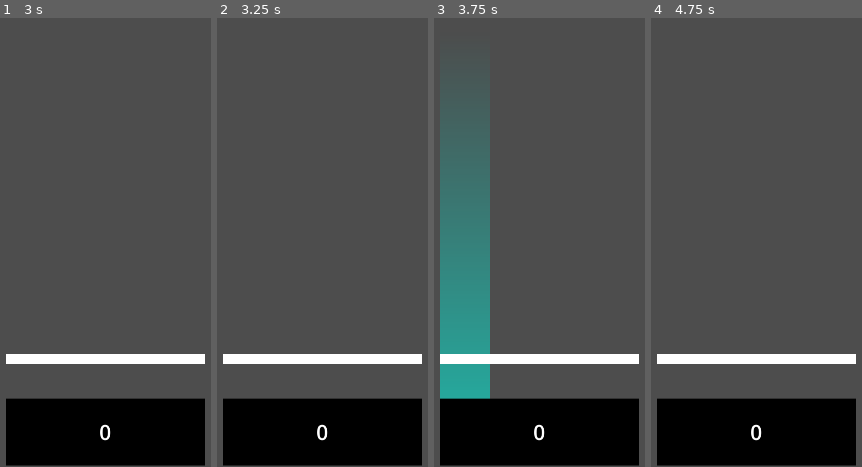
Above: before the commit, frames 1-4 (left to right).
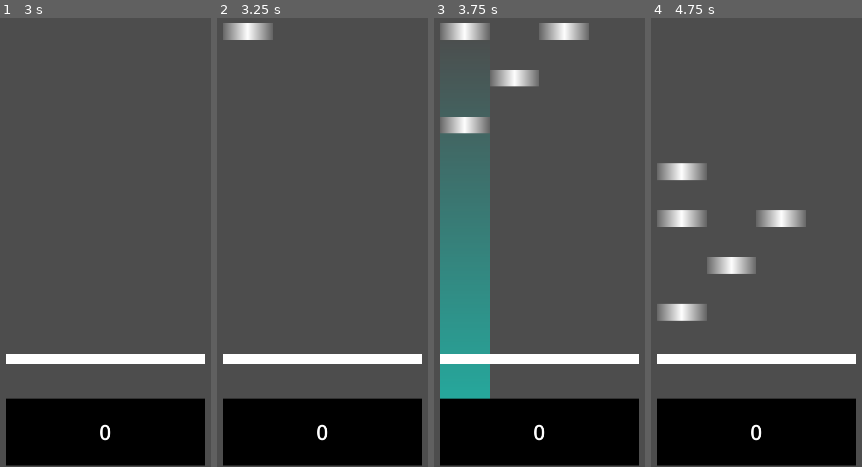
Above: after the commit, the same moments.

Repository: CYAN4S/rhyaction-lume
Game: Godot game, scene res://scenes/main.tscn
Two runs of this game, one before a commit and one after it. Both use one fixed random seed, a clock stepped at 60 frames per second and the inputs below.
Inputs:
- Up to frame 1 (3 s): tap Enter at 0.5, 2 s; hold D (gameplay_4b_0) 0.53-1.28 s; tap Space at 1.25, 2.75 s; tap F (gameplay_4b_1) at 1.35 s; hold J (gameplay_4b_2) 2.03-2.78 s; tap K (gameplay_4b_3) at 2.85 s
- Up to frame 2 (3.25 s): no input
- Up to frame 3 (3.75 s): hold D (gameplay_4b_0) from 3.53 s (still down)
- Up to frame 4 (4.75 s): release D (gameplay_4b_0) at 4.28 s; tap F (gameplay_4b_1) at 4.35 s

Frame 1 is identical in both runs. In frame 2, 0.9% of the frame differs, in the area x 2-27%, y 1-5%; in frame 3, 3.5%; in frame 4, 4.5%, in the area x 2-74%, y 32-68%.
Error before the commit: Invalid access to property or key 'bpm' on a base object of type 'Resource (Chart)'. (res://scripts/game_manager.gd:62)

Commit message:
Add BPM feature

Diff:
--- a/example_chart.tres
+++ b/example_chart.tres
@@ -1,7 +1,13 @@
-[gd_resource type="Resource" script_class="Chart" load_steps=8 format=3 uid="uid://dsqf6i5gjtrf6"]
+[gd_resource type="Resource" script_class="Chart" load_steps=10 format=3 uid="uid://dsqf6i5gjtrf6"]
 
 [ext_resource type="Script" path="res://scripts/resources/note_data.gd" id="1_ffk8x"]
+[ext_resource type="Script" path="res://scripts/resources/bpm_data.gd" id="1_lpgmc"]
 [ext_resource type="Script" path="res://scripts/resources/chart.gd" id="2_kdlxu"]
+
+[sub_resource type="Resource" id="Resource_aau6v"]
+script = ExtResource("1_lpgmc")
+standard_bpm = 120.0
+meta = Array[Vector2]([])
 
 [sub_resource type="Resource" id="Resource_t2abt"]
 script = ExtResource("1_ffk8x")
@@ -31,3 +37,4 @@
 [resource]
 script = ExtResource("2_kdlxu")
 notes = Array[ExtResource("1_ffk8x")]([SubResource("Resource_t2abt"), SubResource("Resource_so77g"), SubResource("Resource_bk3np"), SubResource("Resource_7wi44"), SubResource("Resource_fafph")])
+bpm = SubResource("Resource_aau6v")
--- /dev/null
+++ b/scripts/resources/bpm_data.gd
@@ -0,0 +1,6 @@
+extends Resource
+class_name BpmData
+
+@export var standard_bpm: float
+
+@export var meta: Array[Vector2]
--- a/scripts/resources/chart.gd
+++ b/scripts/resources/chart.gd
@@ -6,3 +6,6 @@
 
 ## List of notes.
 @export var notes: Array[NoteData]
+
+
+@export var bpm: BpmData
--- a/scripts/resources/track.gd
+++ b/scripts/resources/track.gd
@@ -3,3 +3,4 @@
 
 @export var name: String
 @export var artist: String
+@export var charts: Array[Chart]
